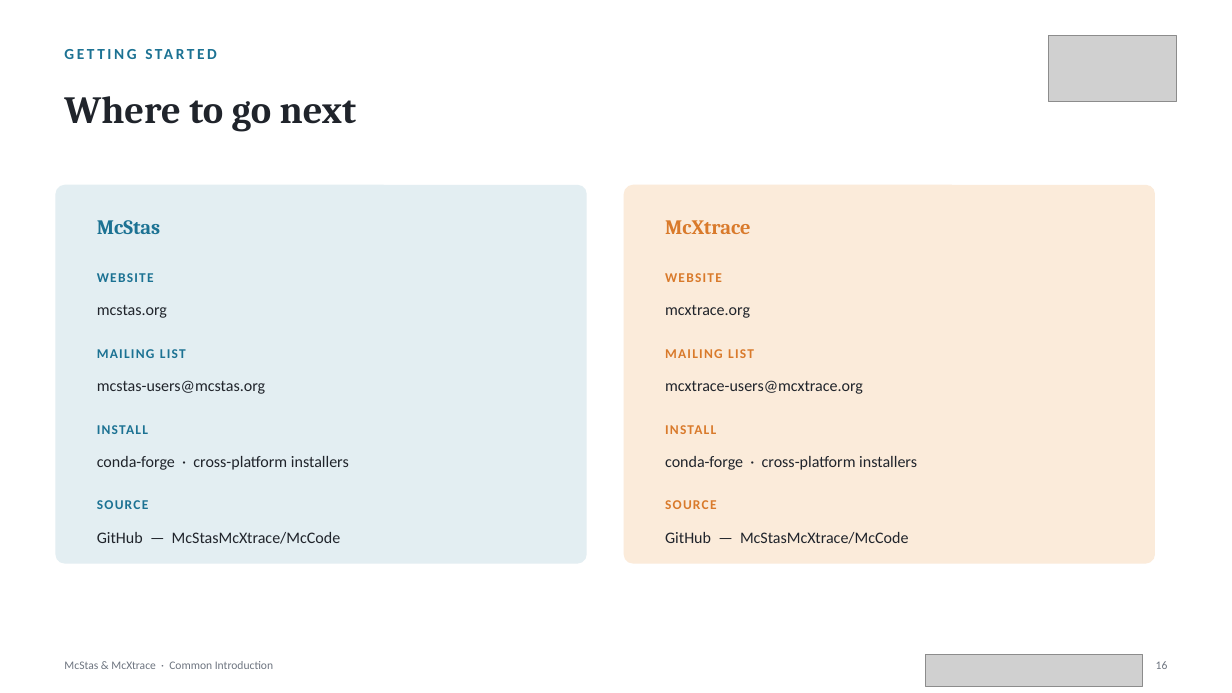
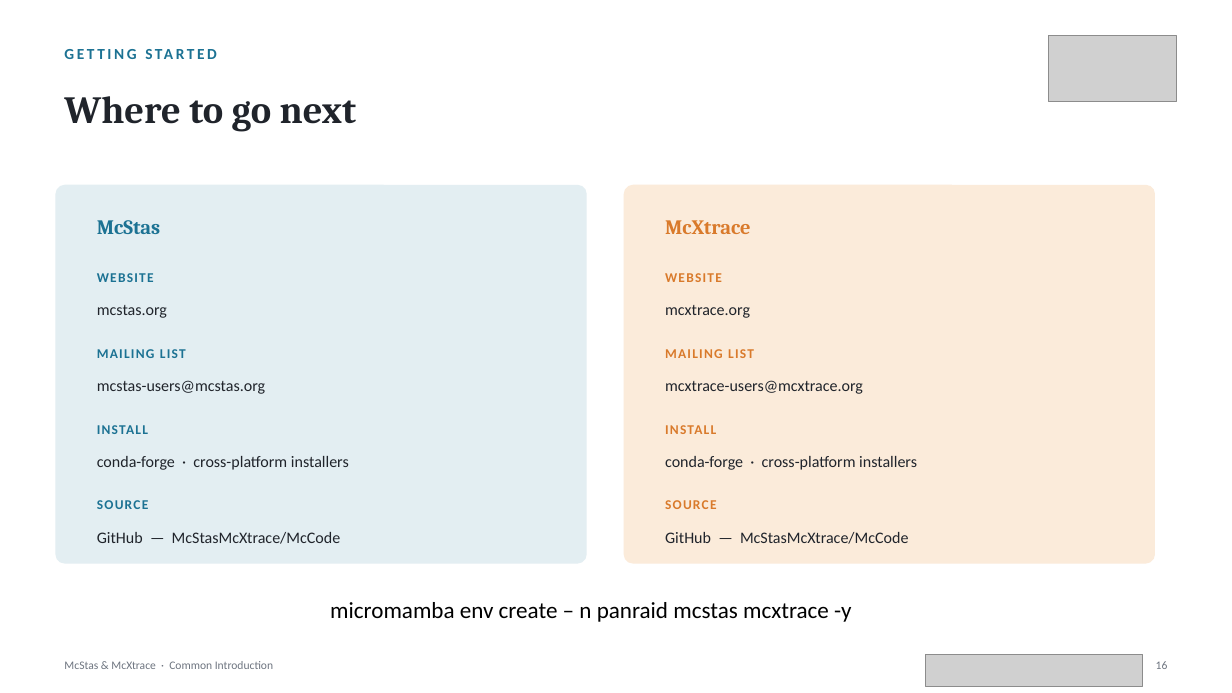
Before and after one commit to mccode-dev/PaNRAID, a slide deck: slide 17 of 21_September_Monday/01_Intro_and_General_Concepts/McStas_McXtrace_Common_Introduction.pptx (slide 16 before the commit). Drawn at 1232x693 pixels with LibreOffice and Linux fonts; fonts in the diff are those of the drawing; grey boxes stand for pictures. Boxes give left, top, right and bottom in pixels: in the first picture for what was removed or moved away, otherwise in the second. Text is boxed around its words. In the diff, an @@ line names an element or a change of style, - is before the commit and + after.

```diff
--- a/21_September_Monday/01_Intro_and_General_Concepts/McStas_McXtrace_Common_Introduction.pptx
+++ b/21_September_Monday/01_Intro_and_General_Concepts/McStas_McXtrace_Common_Introduction.pptx
@@ text added at box(330, 602, 851, 622), 18 pt, text #000000 @@
+micromamba env create – n panraid mcstas mcxtrace -y
```
Also in this commit, not shown: 4 other slides changed, 1 slide added.
